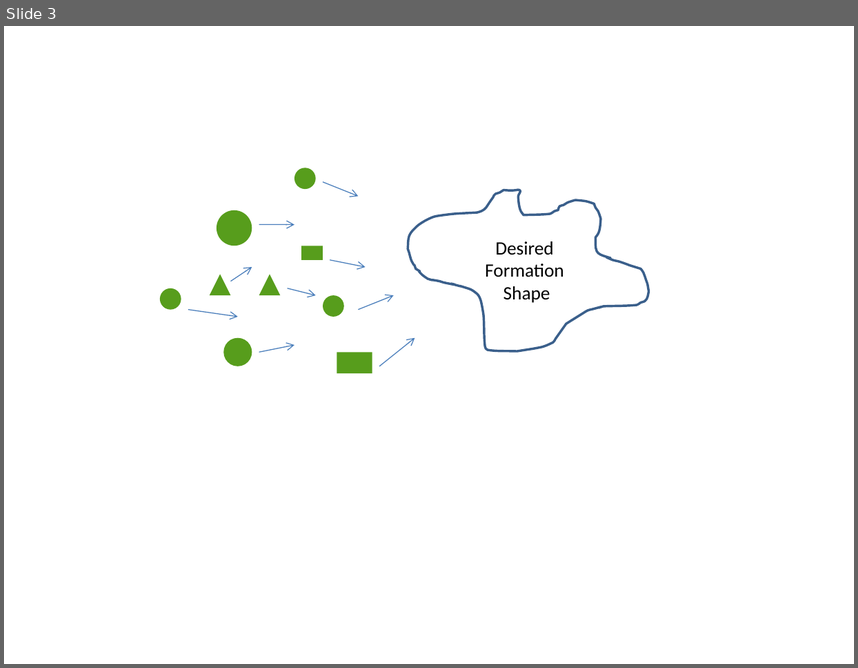
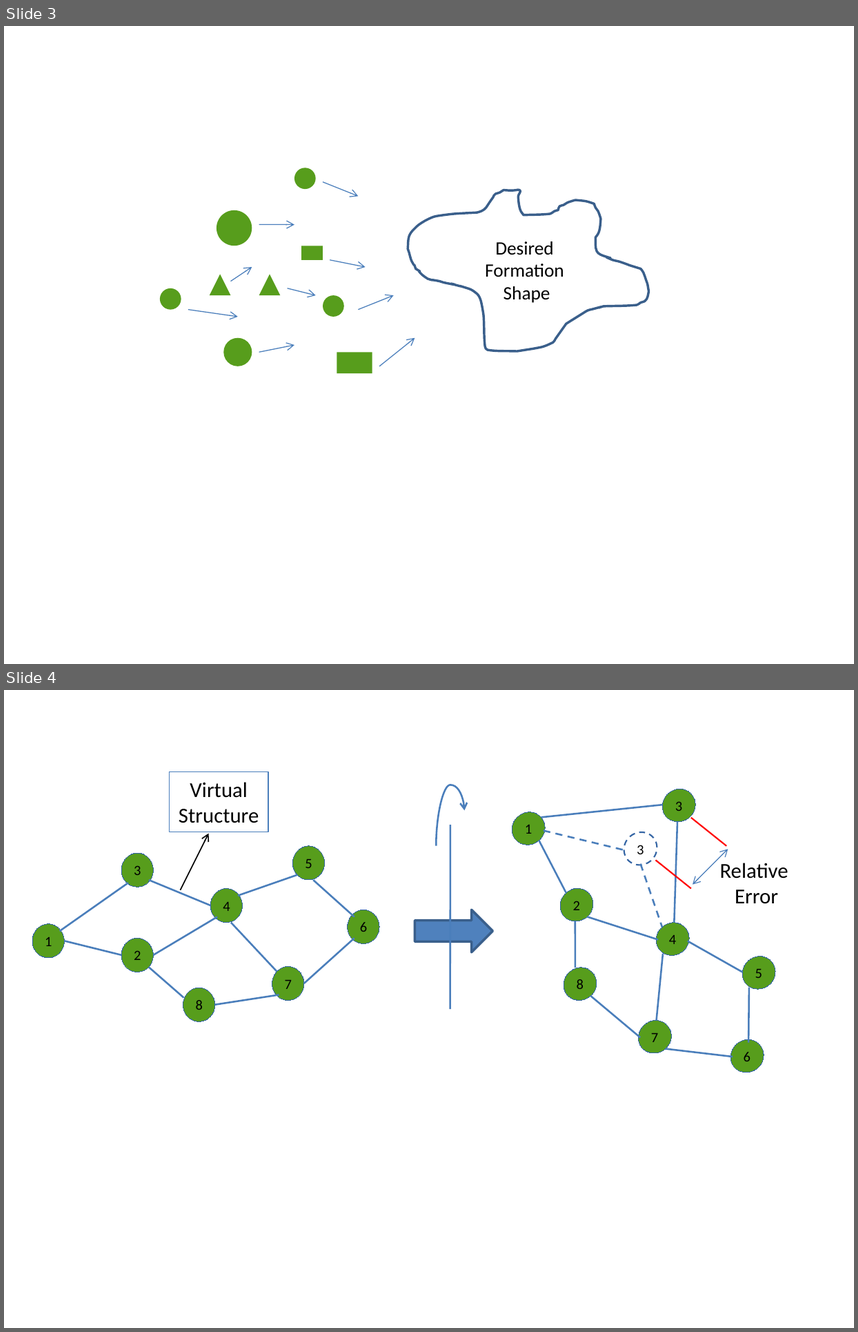
Before and after one commit to kadir4172/formation_control, a slide deck: Tez Çizimleri.pptx. Shown one above the other, each under a label of ours: slide 3 before the commit, slides 3 and 4 after it. The pictures are 858x668 and 858x1332 pixels, drawn with LibreOffice and Linux fonts; fonts in the diff are those of the drawing. Boxes give left, top, right and bottom in pixels: in the first picture for what was removed or moved away, otherwise in the second. Text is boxed around its words. In the diff, an @@ line names an element or a change of style, - is before the commit and + after.

```diff
--- a/Tez Çizimleri.pptx
+++ b/Tez Çizimleri.pptx
@@ slide 4 added at (4,690,854,1328), background #FFFFFF @@
@@ group added at (32,771,789,1079): 25 lines, 18 texts, 17 ellipses, 1 right arrow, 1 curved arrow, 1 arrow, 1 rectangle, 1 double arrow @@
+1
+2
+8
+7
+6
+5
+4
+3
+1
+2
+8
+7
+6
+5
+4
+3
+3
+Virtual Structure
+Relative
+Error
```
Also in this commit, not shown: 1 other file.
